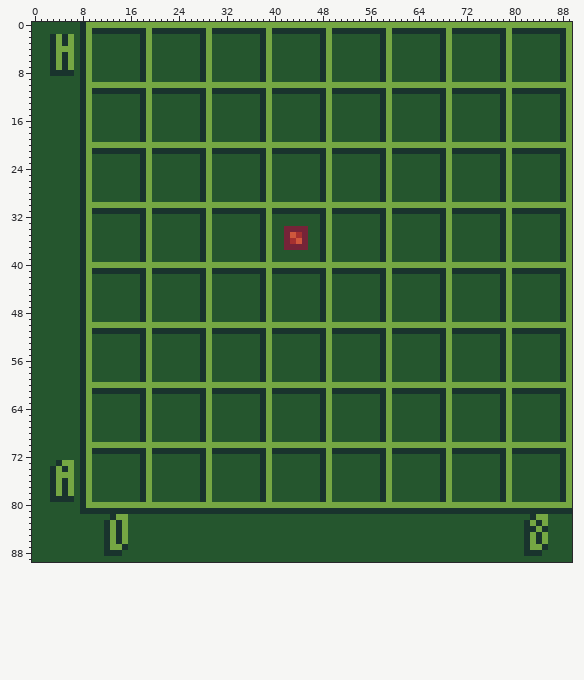
Pixel-art file: Assets/Modules/MainScreen/main_screen_movement_grid.aseprite. Above: the version before the commit.
90x90 pixels, 1 frame.
Once edited:
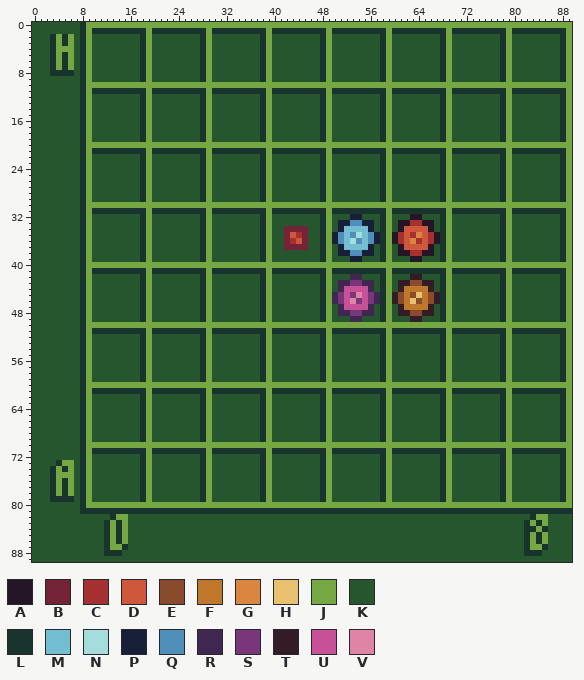
Palette (. is transparent): A #241527  B #752438  C #a53030  D #cf573c  E #884b2b  F #be772b  G #da863e  H #e8c170  J #75a743  K #25562e  L #19332d  M #73bed3  N #a4dddb  P #172038  Q #4f8fba  R #402751  S #7a367b  T #341c27  U #c65197  V #df84a5
Change:
Layer "Layer 3":
Colour A replaces colour K in row 32 at x 63 to 64; in row 33 at x 61 to 62 and 65 to 66; in row 34 at x 61 and 66; in rows 35 to 36 at x 60 and 67; in row 37 at x 61 and 66; in row 38 at x 61 to 62 and 65 to 66.
Colour A replaces colour K in row 39 at x 63 to 64.
Colour C replaces colour K in row 33 at x 63 to 64; in row 35 at x 61, 63 and 66; in row 36 at x 61, 64 and 66; in row 38 at x 63 to 64.
Colour D replaces colour K in row 34 at x 62 to 65; in rows 35 to 36 at x 62 and 65; in row 37 at x 62 to 65.
Colour E replaces colour K in row 43 at x 63 to 64; in row 45 at x 61, 63 and 66; in row 46 at x 61, 64 and 66; in row 48 at x 63 to 64.
Colour F replaces colour K in row 44 at x 62 to 65; in rows 45 to 46 at x 62 and 65; in row 47 at x 62 to 65.
Colour G replaces colour K in row 35 at x 64; in row 36 at x 63.
Colour H replaces colour K in row 45 at x 64; in row 46 at x 63.
Colour M replaces colour K in row 34 at x 52 to 55; in rows 35 to 36 at x 52 and 55; in row 37 at x 52 to 55.
Colour N replaces colour K in row 35 at x 54; in row 36 at x 53.
Colour P replaces colour K in row 32 at x 53 to 54; in row 33 at x 51 to 52 and 55 to 56; in row 34 at x 51 and 56; in rows 35 to 36 at x 50 and 57; in row 37 at x 51 and 56; in row 38 at x 51 to 52 and 55 to 56.
Colour P replaces colour K in row 39 at x 53 to 54.
Colour Q replaces colour K in row 33 at x 53 to 54; in row 35 at x 51, 53 and 56; in row 36 at x 51, 54 and 56; in row 38 at x 53 to 54.
Colour R replaces colour K in row 42 at x 53 to 54; in row 43 at x 51 to 52 and 55 to 56; in row 44 at x 51 and 56; in rows 45 to 46 at x 50 and 57; in row 47 at x 51 and 56; in row 48 at x 51 to 52 and 55 to 56.
Colour R replaces colour K in row 49 at x 53 to 54.
Colour S replaces colour K in row 43 at x 53 to 54; in row 45 at x 51, 53 and 56; in row 46 at x 51, 54 and 56; in row 48 at x 53 to 54.
Colour T replaces colour K in row 42 at x 63 to 64; in row 43 at x 61 to 62 and 65 to 66; in row 44 at x 61 and 66; in rows 45 to 46 at x 60 and 67; in row 47 at x 61 and 66; in row 48 at x 61 to 62 and 65 to 66.
Colour T replaces colour K in row 49 at x 63 to 64.
Colour U replaces colour K in row 44 at x 52 to 55; in rows 45 to 46 at x 52 and 55; in row 47 at x 52 to 55.
Colour V replaces colour K in row 45 at x 54; in row 46 at x 53.
